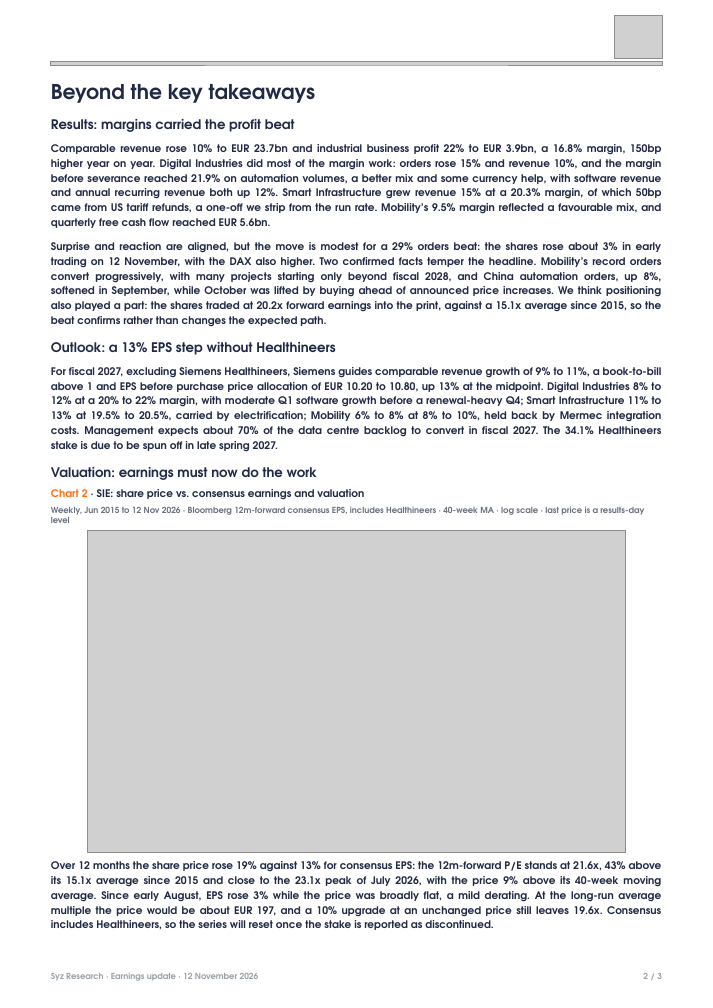
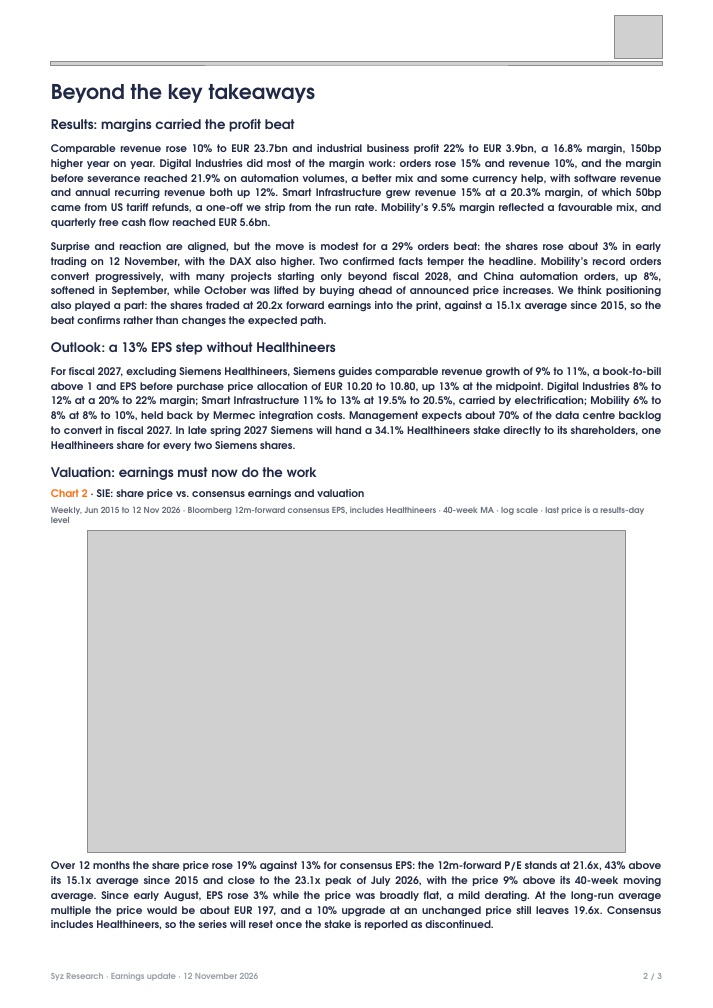
Before and after one commit to jb-db05/syz-earnings, a slide deck: slide 2 of runs/SIE_Q4FY2026/Earnings_Update_SIE_Q42026.pptx. Drawn at 713x1008 pixels with LibreOffice and Linux fonts; fonts in the diff are those of the drawing; grey boxes stand for pictures. Boxes give left, top, right and bottom in pixels: in the first picture for what was removed or moved away, otherwise in the second. Text is boxed around its words. In the diff, an @@ line names an element or a change of style, - is before the commit and + after.

```diff
--- a/runs/SIE_Q4FY2026/Earnings_Update_SIE_Q42026.pptx
+++ b/runs/SIE_Q4FY2026/Earnings_Update_SIE_Q42026.pptx
@@ text at (51, 367, 662, 451): text changed @@
-For fiscal 2027, excluding Siemens Healthineers, Siemens guides comparable revenue growth of 9% to 11%, a book-to-bill above 1 and EPS before purchase price allocation of EUR 10.20 to 10.80, up 13% at the midpoint. Digital Industries 8% to 12% at a 20% to 22% margin, with moderate Q1 software growth before a renewal-heavy Q4; Smart Infrastructure 11% to 13% at 19.5% to 20.5%, carried by electrification; Mobility 6% to 8% at 8% to 10%, held back by Mermec integration costs. Management expects about 70% of the data centre backlog to convert in fiscal 2027. The 34.1% Healthineers stake is due to be spun off in late spring 2027.
+For fiscal 2027, excluding Siemens Healthineers, Siemens guides comparable revenue growth of 9% to 11%, a book-to-bill above 1 and EPS before purchase price allocation of EUR 10.20 to 10.80, up 13% at the midpoint. Digital Industries 8% to 12% at a 20% to 22% margin; Smart Infrastructure 11% to 13% at 19.5% to 20.5%, carried by electrification; Mobility 6% to 8% at 8% to 10%, held back by Mermec integration costs. Management expects about 70% of the data centre backlog to convert in fiscal 2027. In late spring 2027 Siemens will hand a 34.1% Healthineers stake directly to its shareholders, one Healthineers share for every two Siemens shares.
```
Also in this commit, not shown: 1 other slide changed, 3 other files.
